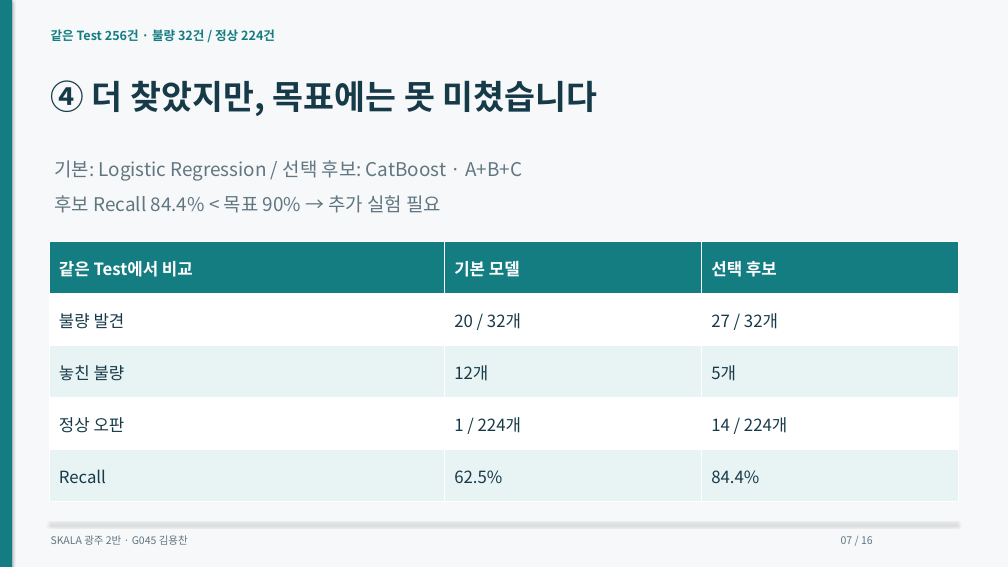
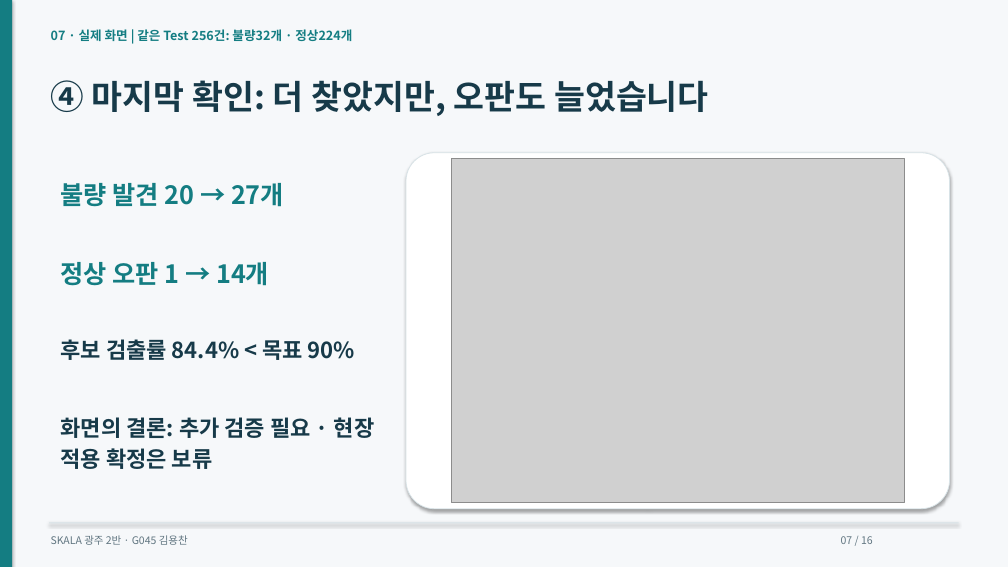
Before and after one commit to dragonchan95/Semiconductor-AI-Agent, a slide deck: slide 7 of docs/G045_Semiconductor_Agent.pptx. Drawn at 1008x567 pixels with LibreOffice and Linux fonts; fonts in the diff are those of the drawing; grey boxes stand for pictures. Boxes give left, top, right and bottom in pixels: in the first picture for what was removed or moved away, otherwise in the second. Text is boxed around its words. In the diff, an @@ line names an element or a change of style, - is before the commit and + after.

```diff
--- a/docs/G045_Semiconductor_Agent.pptx
+++ b/docs/G045_Semiconductor_Agent.pptx
@@ text at (x1=51, y1=29, x2=352, y2=41): text changed @@
-같은 Test 256건 · 불량 32건 / 정상 224건
+07 · 실제 화면 | 같은 Test 256건: 불량32개 · 정상224개
@@ text at (x1=51, y1=80, x2=709, y2=116): text changed @@
-④ 더 찾았지만, 목표에는 못 미쳤습니다
+④ 마지막 확인: 더 찾았지만, 오판도 늘었습니다
@@ text removed at (x1=54, y1=160, x2=522, y2=181) @@
-기본: Logistic Regression / 선택 후보: CatBoost · A+B+C
@@ rounded rectangle added at (x1=406, y1=153, x2=950, y2=509), fill #FFFFFF, outline #D8E3E7 0.75 pt @@
@@ picture added at (x1=451, y1=159, x2=904, y2=503) @@
@@ text added at (x1=60, y1=183, x2=284, y2=207), 24 pt, text #147D82, bold @@
+불량 발견 20 → 27개
@@ table removed at (x1=49, y1=242, x2=959, y2=502), 5 rows, 3 columns @@
-같은 Test에서 비교 | 기본 모델 | 선택 후보
-불량 발견 | 20 / 32개 | 27 / 32개
-놓친 불량 | 12개 | 5개
-정상 오판 | 1 / 224개 | 14 / 224개
-Recall | 62.5% | 84.4%
@@ text added at (x1=60, y1=262, x2=269, y2=286), 24 pt, text #147D82, bold @@
+정상 오판 1 → 14개
@@ text at (x1=60, y1=339, x2=355, y2=360): text changed; size 18 to 21 pt; text colour #617681 to #173A49; bold on @@
-후보 Recall 84.4% < 목표 90% → 추가 실험 필요
+후보 검출률 84.4% < 목표 90%
@@ text added at (x1=60, y1=417, x2=375, y2=469), 21 pt, text #173A49, bold @@
+화면의 결론: 추가 검증 필요 · 현장 적용 확정은 보류
```
Also in this commit, not shown: 14 other slides changed, 1 slide added, 1 slide removed, 17 other files.
